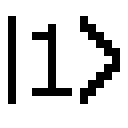
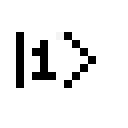
Layered file, before and after one edit (128×128). Changes by layer:
removed layer "1" over box(32, 24, 72, 96)
painted on "x_gate.png" over box(8, 16, 120, 104)
